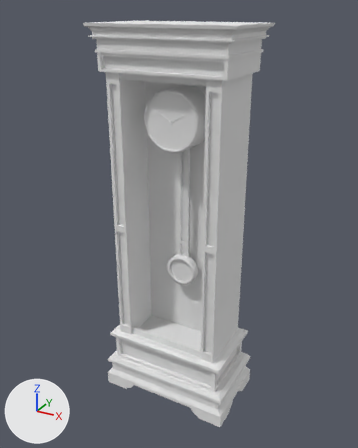
The Blender file Objects/Clock/CLock.blend as it was, and as the next commit left it.
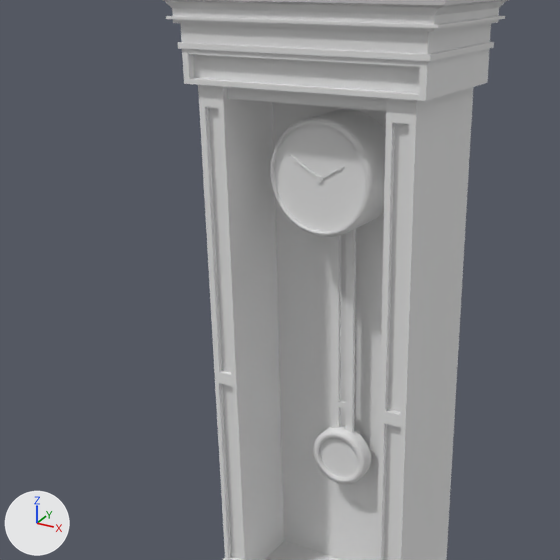
Each version is shown whole from a 50 mm camera at (0.913, -1.7, 1.76) aimed at (-0.026, 0.007, 0.906), then close up on the part from 0% to 83% of the width and 6% to 73% of the height. Every picture has the same lights, and +X, +Y and +Z are marked at lower left.

The first close-up shows 'Cube', 'Куб', 'Цилиндр'.
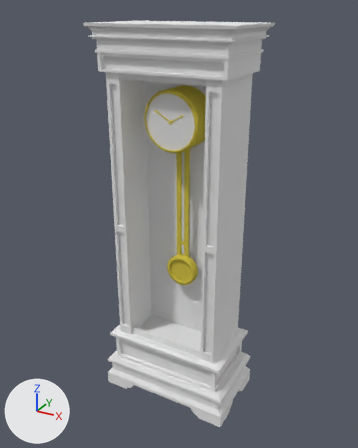
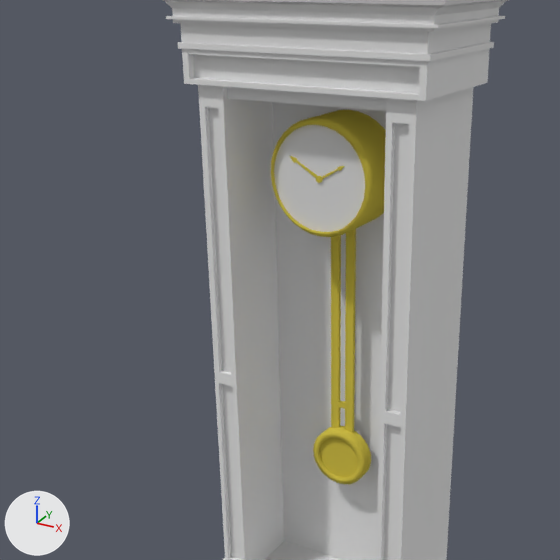
What changed in the scene script:
```text
Add mat_материал:
    mat_материал = diffuse_material('Материал')
    mat_материал.base_color = (0.662, 0.545, 0.0668)  # yellow #d5c349
Add mat_материал_001:
    mat_материал_001 = diffuse_material('Материал.001')
    mat_материал_001.base_color = (0.736, 0.736, 0.736)  # light grey #dfdfdf
Change me_куб:
    where me_куб.from_pydata(...)  # 160 vertices, 127 faces; spans x -0.074..0.066, y -0.025..0.01, z -0.62..0.007
    add me_куб.materials.append(mat_материал)  # yellow #d5c349
Change me_цилиндр:
    where me_цилиндр.from_pydata(...)  # 188 vertices, 149 faces; spans x -0.12..0.12, y -0.12..0.12, z -0.084..0.101
    used by ob_цилиндр; location = (-0.012, 0.007, 1.36); rotation_euler = (1.571, 0.0, 0.0), in degrees (90, 0, 0)
    me_цилиндр part 1: 148 of the faces centred in x -0.119..0.119, y -0.119..0.119, z 0.0..0.096 switch from no material to mat_материал (yellow #d4c349)
    me_цилиндр part 2: the 1 face centred in x 0.0, y 0.0, z 0.09 switches from no material to mat_материал_001 (light grey #dfdfdf)
    add me_цилиндр.materials.append(mat_материал_001)  # light grey #dfdfdf
```

Pixel boxes (x1, y1, x2, y2) of what changed, in the close-ups (560 x 560 px):
'Куб', recoloured (grey to yellow)
    both: (313, 229, 371, 484)
part 1 of me_цилиндр, recoloured (grey to yellow)
    both: (271, 110, 386, 237)
part 2 of me_цилиндр, recoloured
    both: (274, 125, 365, 232)
